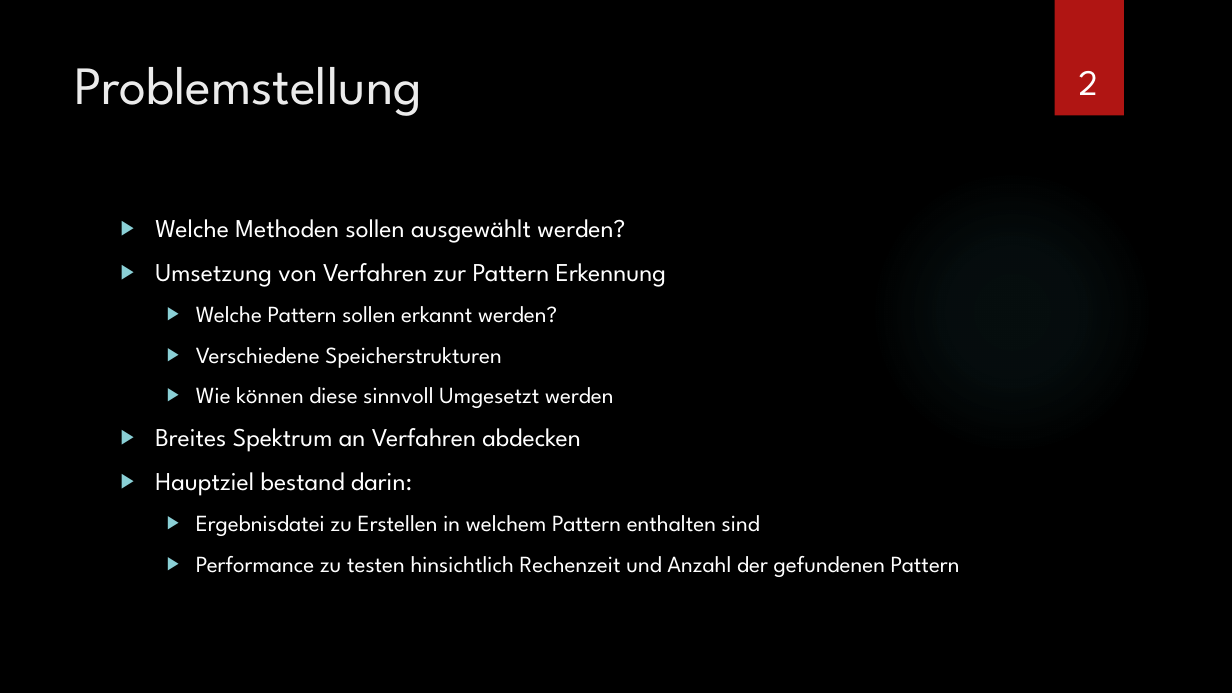
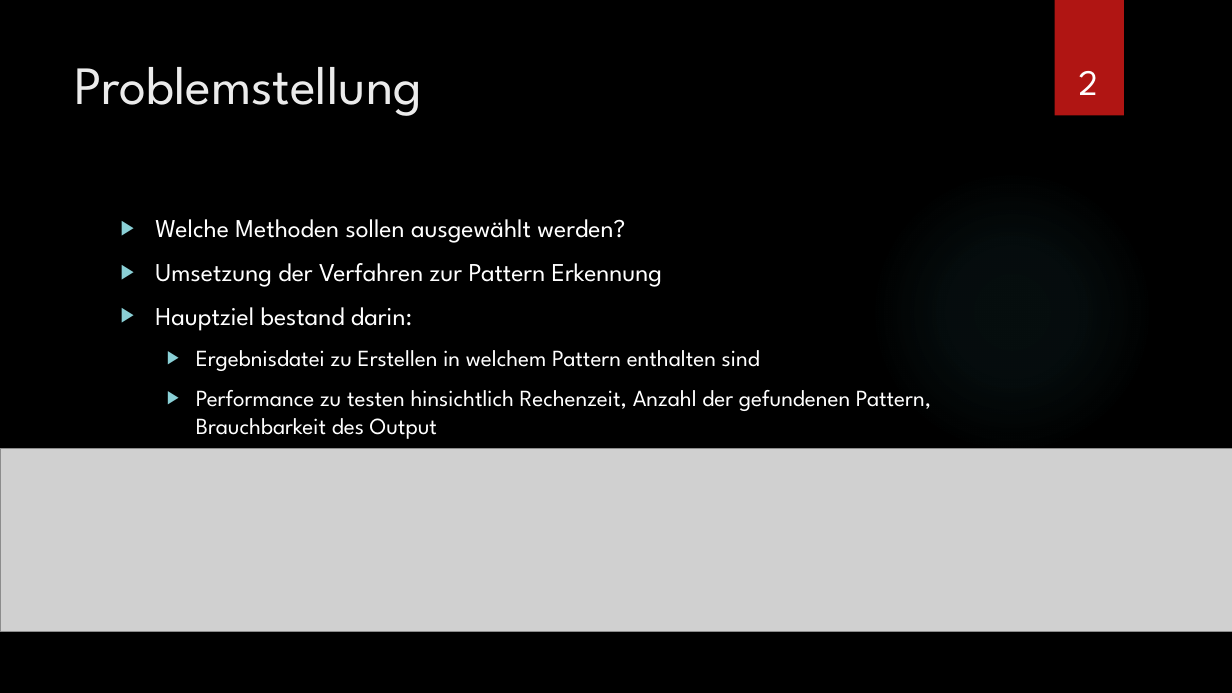
Before and after one commit to Hozeeben/Masterarbeit, a slide deck: slide 2 of Unterlagen/Masterseminar.pptx. Drawn at 1232x693 pixels with LibreOffice and Linux fonts; fonts in the diff are those of the drawing; grey boxes stand for pictures; background and template pictures are left out. Boxes give left, top, right and bottom in pixels: in the first picture for what was removed or moved away, otherwise in the second. Text is boxed around its words. In the diff, an @@ line names an element or a change of style, - is before the commit and + after.

```diff
--- a/Unterlagen/Masterseminar.pptx
+++ b/Unterlagen/Masterseminar.pptx
@@ text at (x1=155, y1=263, x2=662, y2=287): text changed; size 18 to 20 pt @@
-▶ Umsetzung von Verfahren zur Pattern Erkennung
-  ▶ Welche Pattern sollen erkannt werden?
-  ▶ Verschiedene Speicherstrukturen
-  ▶ Wie können diese sinnvoll Umgesetzt werden
-▶ Breites Spektrum an Verfahren abdecken
+▶ Umsetzung der Verfahren zur Pattern Erkennung
@@ text at (x1=196, y1=390, x2=931, y2=439): text changed @@
-  ▶ Performance zu testen hinsichtlich Rechenzeit und Anzahl der gefundenen Pattern
+  ▶ Performance zu testen hinsichtlich Rechenzeit, Anzahl der gefundenen Pattern, Brauchbarkeit des Output
@@ picture added at (x1=0, y1=449, x2=1232, y2=632) @@
```
Also in this commit, not shown: 13 other slides changed, 1 slide removed.
